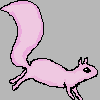
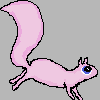
Layered file, before and after one edit (100x100). Changes by layer:
painted on "Layer 1" over (81, 66, 92, 75)
